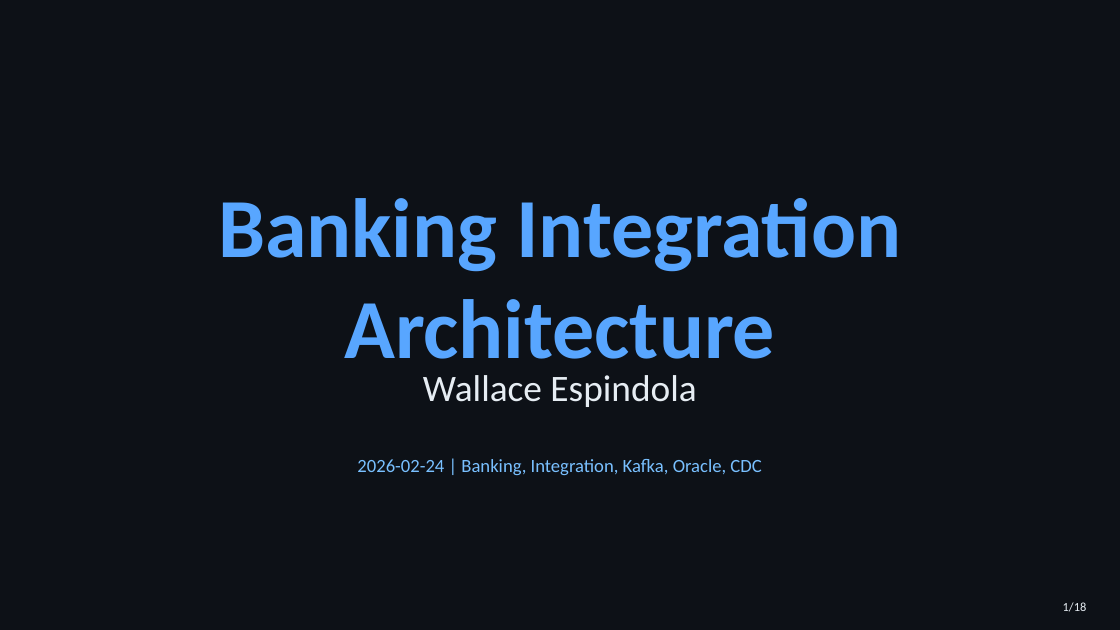
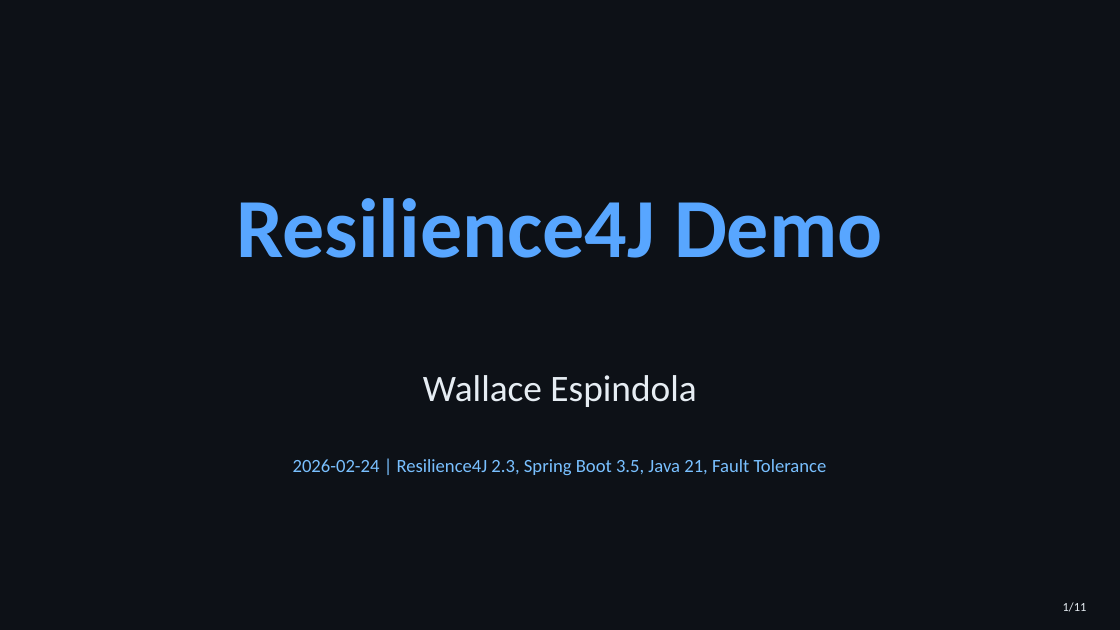
Before and after one commit to wallaceespindola/resilience4j-demo, a slide deck: slide 1 of docs/presentations/integration-architecture/integration-architecture.pptx. Drawn at 1120x630 pixels with LibreOffice and Linux fonts; fonts in the diff are those of the drawing. Boxes give left, top, right and bottom in pixels: in the first picture for what was removed or moved away, otherwise in the second. Text is boxed around its words. In the diff, an @@ line names an element or a change of style, - is before the commit and + after.

Commit message:
Upgrade to Resilience4J 2.3.0 and Spring Boot 3.5.3, regenerate presentation
- pom.xml: resilience4j.version 2.2.0 -> 2.3.0, Spring Boot 3.5.3, JaCoCo 0.8.14
- README: update badges and subtitle to Spring Boot 3.5 / Resilience4J 2.3
- Presentation: regenerate integration-architecture.pptx with updated stack info
- All 102 tests pass, JaCoCo >= 80% confirmed

```diff
--- a/docs/presentations/integration-architecture/integration-architecture.pptx
+++ b/docs/presentations/integration-architecture/integration-architecture.pptx
@@ text at [237,198,883,258]: text changed @@
-Banking Integration Architecture
+Resilience4J Demo
@@ text at [293,459,827,475]: text changed @@
-2026-02-24 | Banking, Integration, Kafka, Oracle, CDC
+2026-02-24 | Resilience4J 2.3, Spring Boot 3.5, Java 21, Fault Tolerance
@@ text at [1063,602,1087,612]: text changed @@
-1/18
+1/11
```
Also in this commit, not shown: 10 slides added, 17 slides removed, 2 other files.
